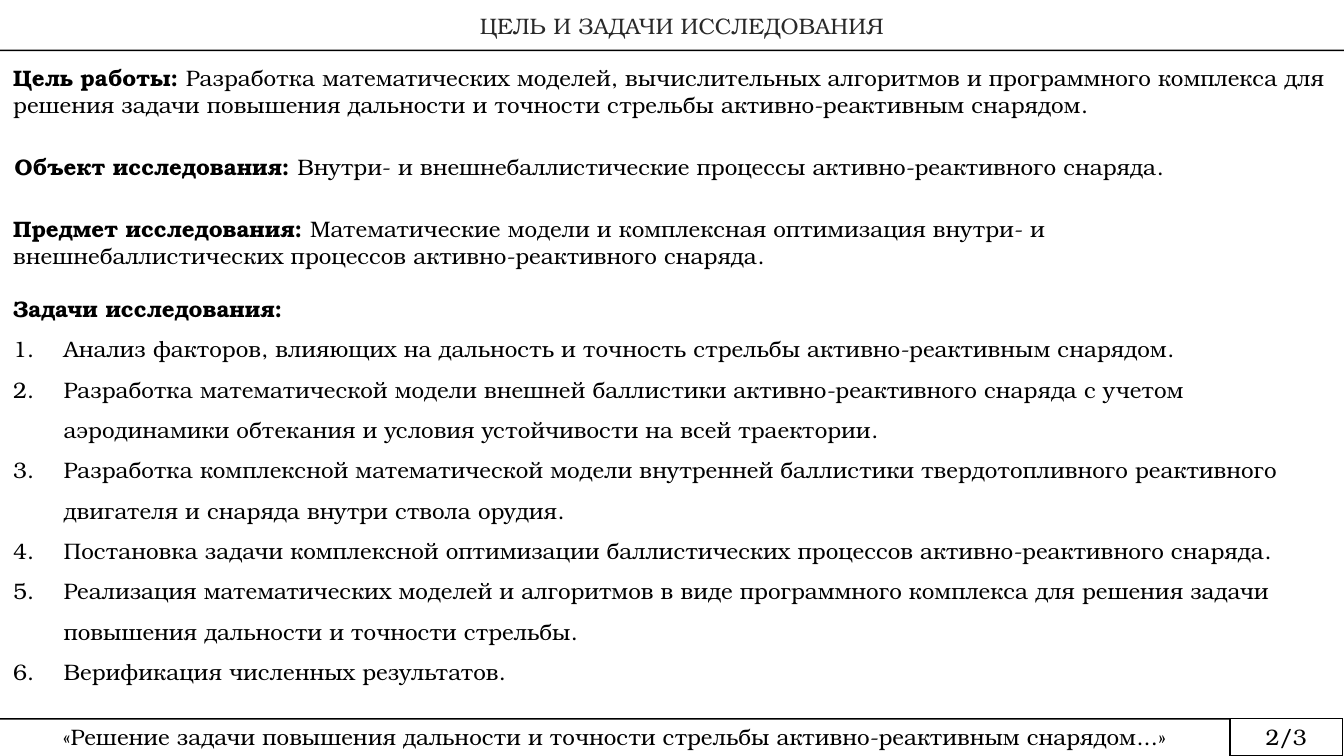
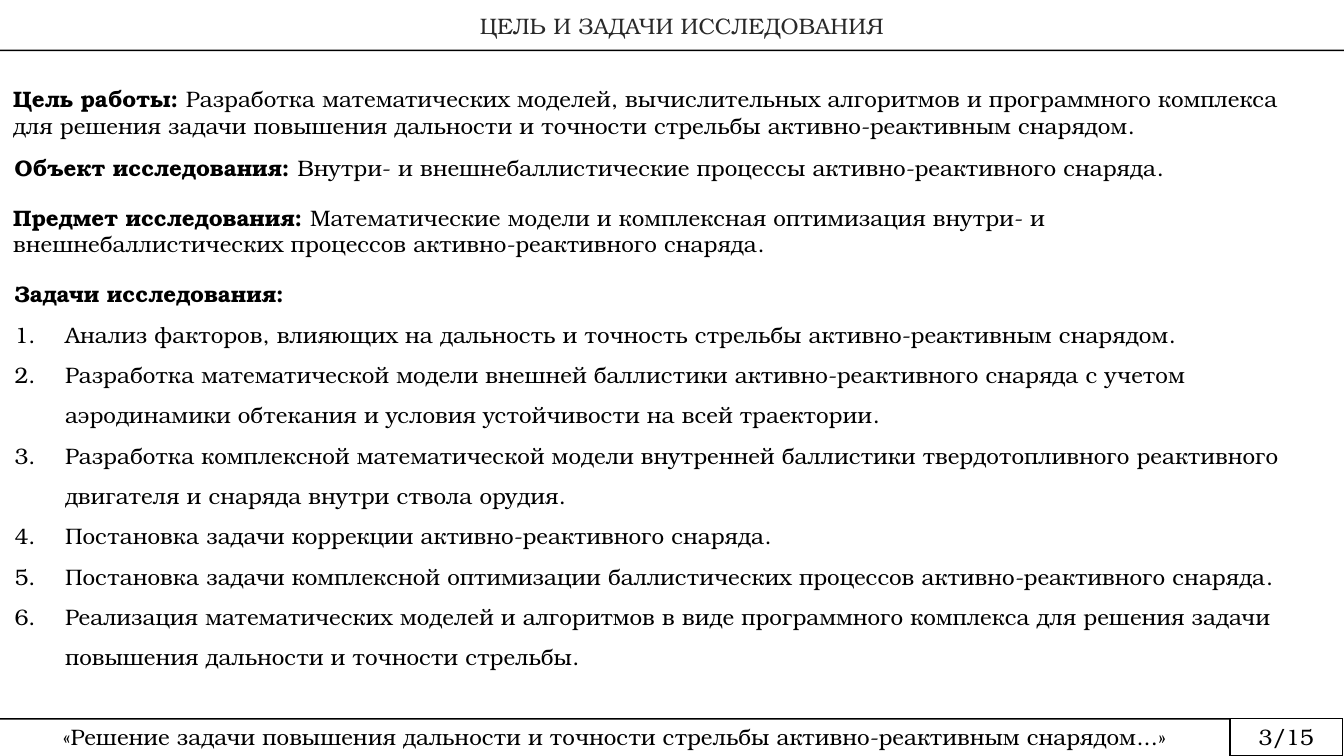
Before and after one commit to rustam-mansurov/cats, a slide deck: slide 3 of Аспирантура/План диссертации.pptx. Drawn at 1344x756 pixels with LibreOffice and Linux fonts; fonts in the diff are those of the drawing. Boxes give left, top, right and bottom in pixels: in the first picture for what was removed or moved away, otherwise in the second. Text is boxed around its words. In the diff, an @@ line names an element or a change of style, - is before the commit and + after.

```diff
--- a/Аспирантура/План диссертации.pptx
+++ b/Аспирантура/План диссертации.pptx
@@ text "Цель работы: Разработка математических моделей, ..." rewrapped from (13,68,1324,118) to (13,89,1277,139) @@
@@ text "Предмет исследования: Математические модели и ...": place and size @@
-text "Предмет исследования: Математические модели и ..." at (13,221,1045,269)
+text "Предмет исследования: Математические модели и ..." at (13,210,1045,257)
@@ text "Задачи исследования:": place and size @@
-text "Задачи исследования:" at (13,301,1277,686)
+text "Задачи исследования:" at (15,286,1279,670)
@@ text at (65,528,764,549): paragraph added @@
+4. Постановка задачи коррекции активно-реактивного снаряда.
@@ text at (64,664,498,686): paragraph removed @@
-6. Верификация численных результатов.
@@ text at (1259,729,1314,748): text changed @@
-2/3
+3/15
```
Also in this commit, not shown: 13 other slides changed, 7 slides added, 6 other files.
